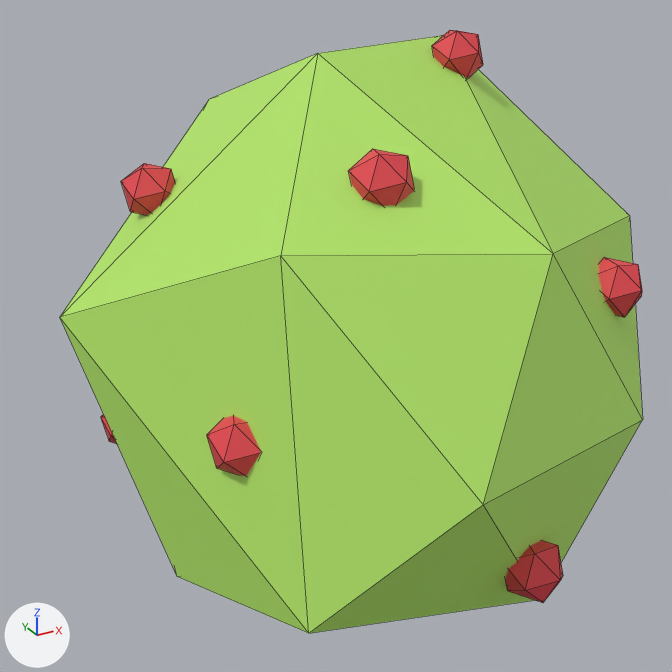
An edit to the FBX model src/assets/3d/bushes/BushWithBerrys.fbx, drawn before and after from the same camera.
The view is the same before and after, from a camera (50 mm lens) standing at (-0.987, -1.729, 1.209) and looking at (-0.042, -0.01, 0.349). Every picture has the same lights, and +X, +Y and +Z are marked at lower left. Mesh edges are drawn as thin lines. Where no turn or scale is listed for an object, it has been applied to the vertices.

In view in the first picture: 'Bush02', 'BushBerry02'.
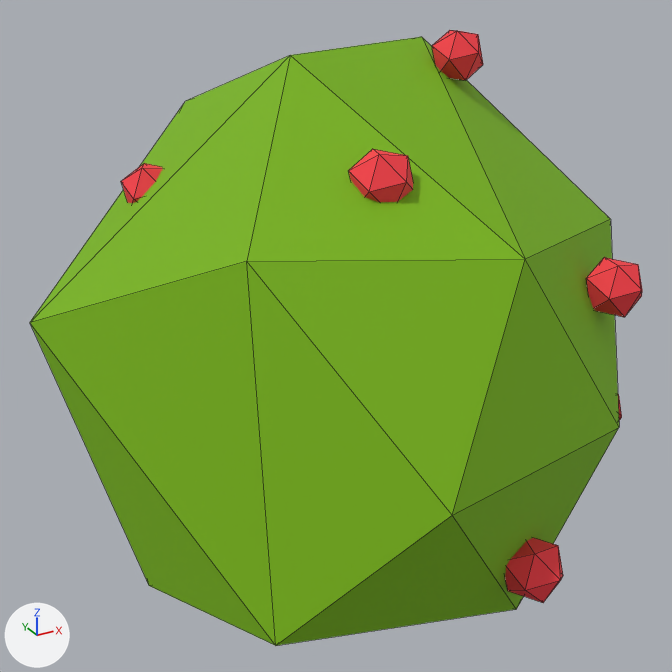
What differs and where, as boxes [x1, y1, x2, y2] in the pictures (672 x 672 px):
'Bush02', recoloured, moved: before [60, 35, 643, 633]; after [30, 37, 619, 646]

Diff of the bpy script that builds the scene:
```diff
--- a/src/assets/3d/bushes/BushWithBerrys.fbx.py
+++ b/src/assets/3d/bushes/BushWithBerrys.fbx.py
@@ mat_bush_1 @@
+mat_bush_1 = principled_material('bush')
+mat_bush_1.base_color = (0.189, 0.462, 0.0)  # green #78b500
+mat_bush_1.roughness = 0.8
@@ me_icosphere_010 @@
 me_icosphere_010.from_pydata(...)  # 22 vertices, 40 faces; spans x -0.7..0.66, y -0.77..0.74, z -0.21..0.99
-me_icosphere_010.materials.append(mat_bush)  # green #b3e768
+me_icosphere_010.materials.append(mat_bush_1)  # green #78b500
@@ ob_bush02 @@
 ob_bush02 = bpy.data.objects.new('Bush02', me_icosphere_010)
-ob_bush02.location = (0.059, 0.0, 0.0)
+ob_bush02.location = (0.0, 0.0, 0.0)
```
